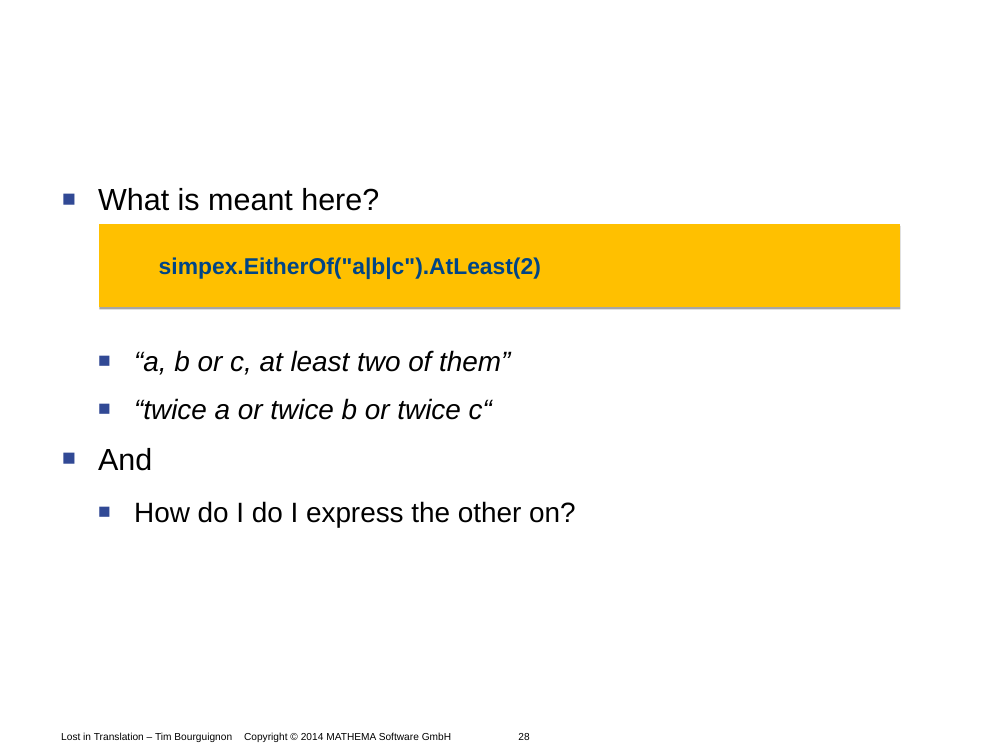
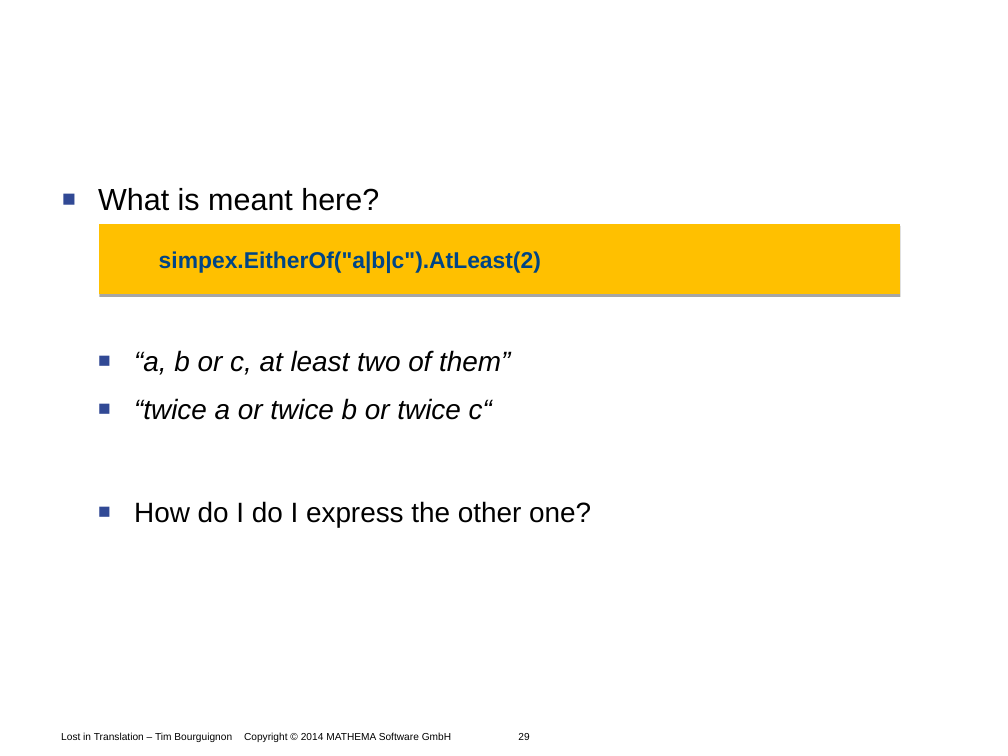
Before and after one commit to Timothep/Talk.LostInTranslation, a slide deck: slide 29 of LostInTranslation.odp (slide 28 before the commit). Drawn at 1008x756 pixels with LibreOffice and Linux fonts; fonts in the diff are those of the drawing; background and template pictures are left out. Boxes give left, top, right and bottom in pixels: in the first picture for what was removed or moved away, otherwise in the second. Text is boxed around its words. In the diff, an @@ line names an element or a change of style, - is before the commit and + after.

```diff
--- a/LostInTranslation.odp
+++ b/LostInTranslation.odp
@@ freeform shape "simpex.EitherOf("a|b|c").AtLeast(2)": place and size @@
-freeform shape "simpex.EitherOf("a|b|c").AtLeast(2)" at (100,224,901,307)
+freeform shape "simpex.EitherOf("a|b|c").AtLeast(2)" at (100,224,901,295)
@@ text at (134,501,591,527): text changed @@
-■ And
-  ■ How do I do I express the other on?
+  ■ How do I do I express the other one?
```
Also in this commit, not shown: 25 other slides changed, 5 slides added, 4 slides removed.
